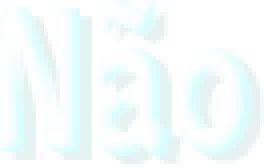
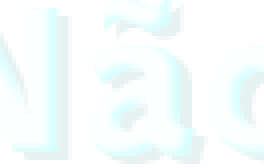
Layers edited between the first and the second 264 × 168 image:
added layer "Não (Novo)" (1st of 2) above "Yes (Novo)" over [0, 0, 264, 156]
hid "Não", moved it into group "Agrupar 1" over [0, 0, 252, 156]
